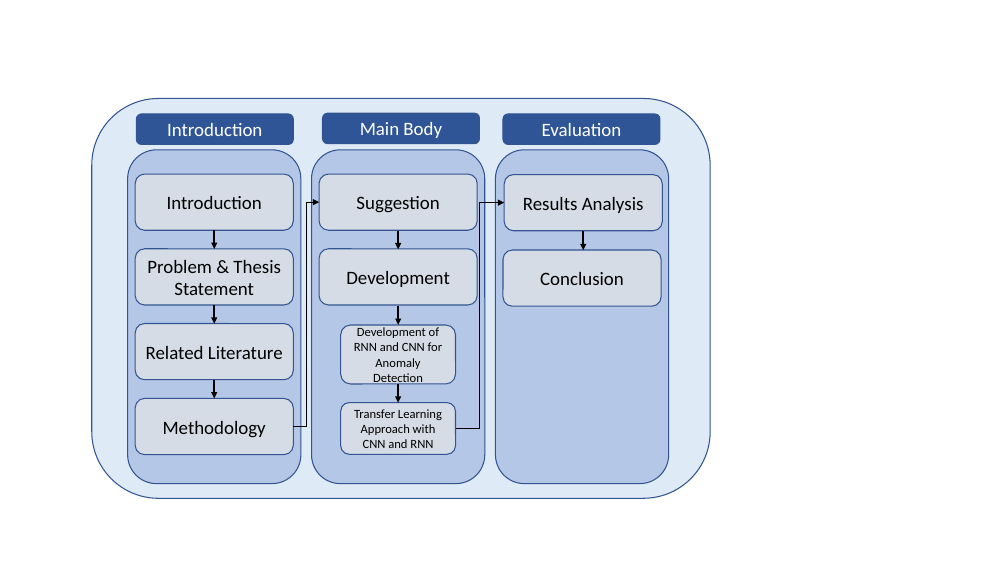
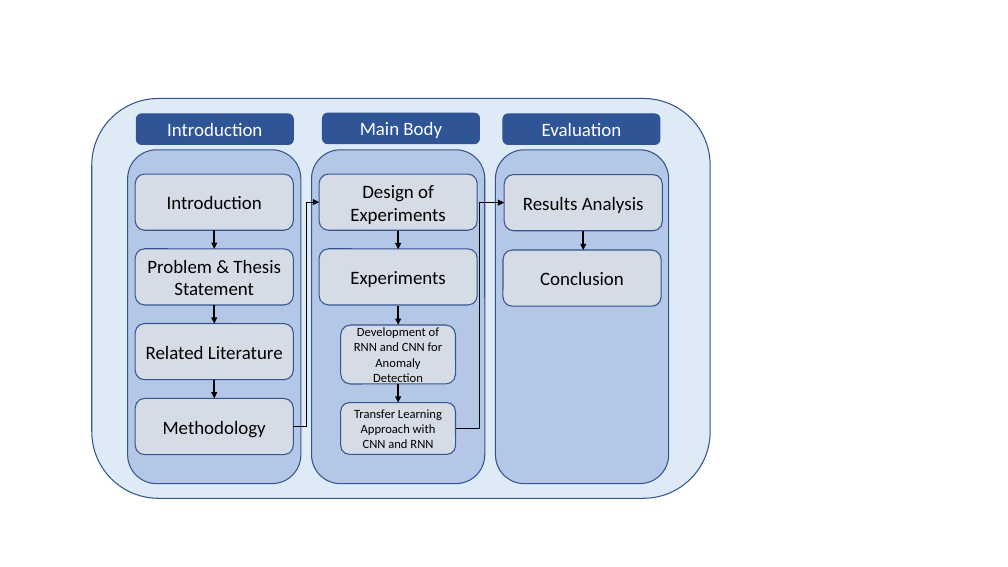
Before and after one commit to kevinsaner91/Master-Thesis, a slide deck: slide 1 of Thesis Map.pptx. Drawn at 1008x567 pixels with LibreOffice and Linux fonts; fonts in the diff are those of the drawing. Boxes give left, top, right and bottom in pixels: in the first picture for what was removed or moved away, otherwise in the second. Text is boxed around its words. In the diff, an @@ line names an element or a change of style, - is before the commit and + after.

```diff
--- a/Thesis Map.pptx
+++ b/Thesis Map.pptx
@@ text in rounded rectangle at (x1=350, y1=185, x2=446, y2=224): text changed @@
-Suggestion
+Design of Experiments
@@ text in rounded rectangle at (x1=350, y1=271, x2=446, y2=287): text changed @@
-Development
+Experiments
```
Also in this commit, not shown: 17 other files.
